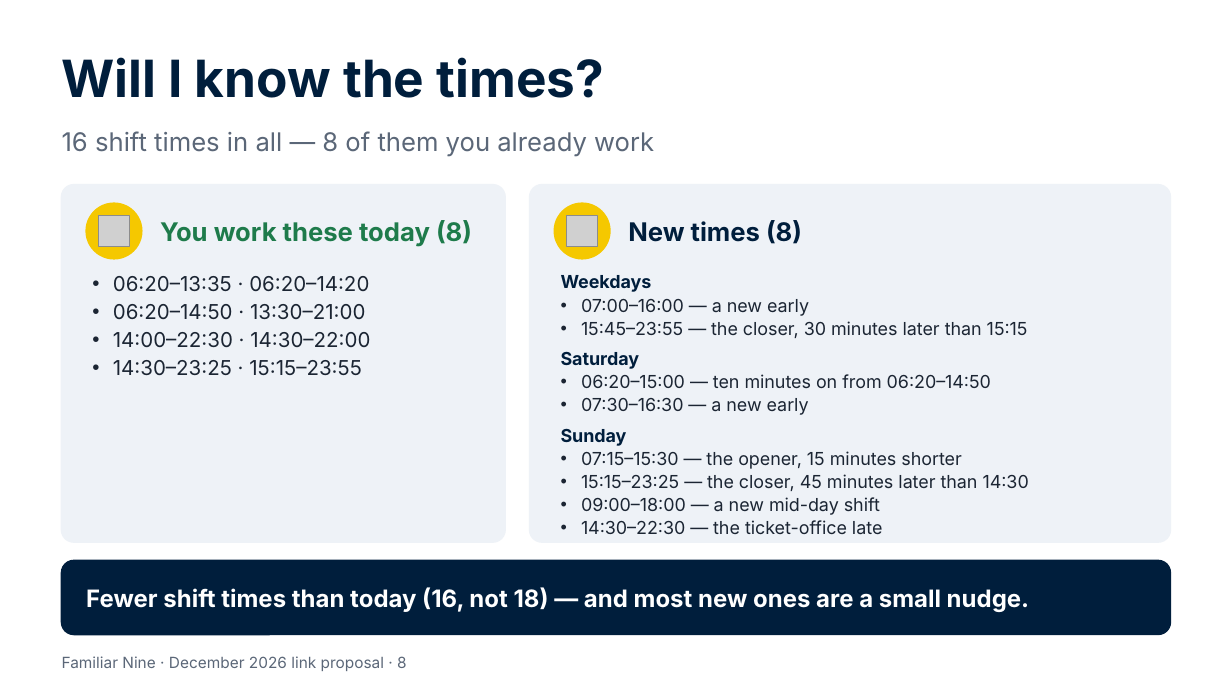
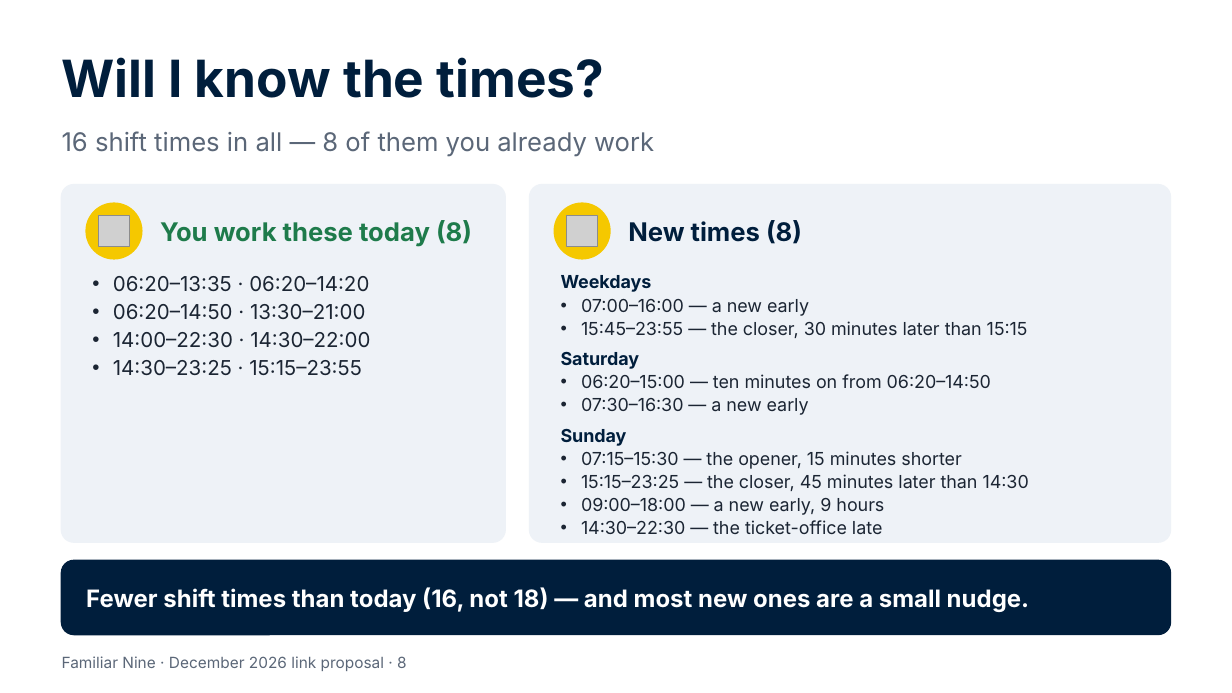
Before and after one commit to Garethdavidmiller/roster-app, a slide deck: slide 8 of docs/proposals/presentations/Familiar-Nine-for-colleagues.pptx. Drawn at 1232x693 pixels with LibreOffice and Linux fonts; fonts in the diff are those of the drawing; grey boxes stand for pictures. Boxes give left, top, right and bottom in pixels: in the first picture for what was removed or moved away, otherwise in the second. Text is boxed around its words. In the diff, an @@ line names an element or a change of style, - is before the commit and + after.

```diff
--- a/docs/proposals/presentations/Familiar-Nine-for-colleagues.pptx
+++ b/docs/proposals/presentations/Familiar-Nine-for-colleagues.pptx
@@ text at box(581, 498, 884, 515): text changed @@
-• 09:00–18:00 — a new mid-day shift
+• 09:00–18:00 — a new early, 9 hours
```
Also in this commit, not shown: 2 other slides changed, 9 other files.
